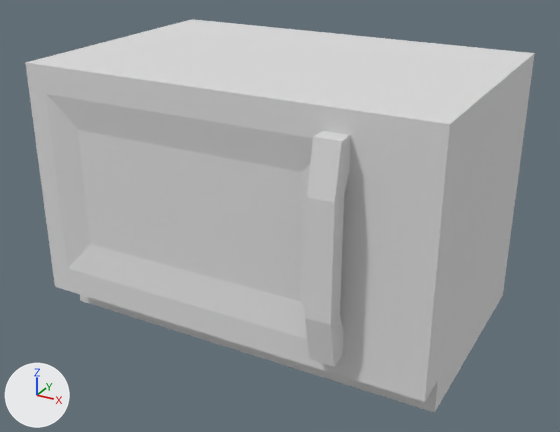
Renders of the glTF model models/ultimate-pack/low-poly-10/m/furniture-microwave.glb from each side of a commit.
Both versions are drawn from a 50 mm lens placed at (0.536, -0.964, 0.636), pointed at (0.023, -0.031, 0.17). Lighting does not change. The marker at lower left points along +X, +Y and +Z. The first picture is the older version. Where no turn or scale is listed for an object, it has been applied to the vertices.

Objects in the first picture: 'microwave'.
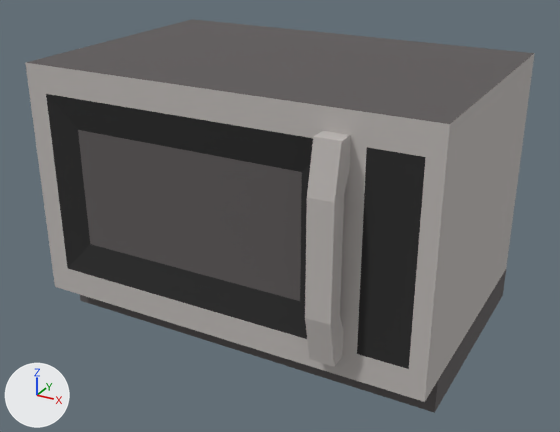
What differs and where, as boxes (x1, y1, x2, y2) in the pictures (560 x 432 px):
'microwave', recoloured (white to dark grey)
    both: (25, 19, 535, 413)

The change in detail:
Material '22 GREY-LIGHTEST' (mat_22_grey_lightest) changes colour from white #e7e7e7 to light grey #c1bcb9; in linear values from (0.8, 0.8, 0.8) to (0.533, 0.503, 0.485).
Material '19 GREY-MEDIUM' (mat_19_grey_medium) changes colour from white #e7e7e7 to dark grey #5e5a5a; in linear values from (0.8, 0.8, 0.8) to (0.112, 0.102, 0.102).
Material '17 GREY-DARKEST' (mat_17_grey_darkest) changes colour from white #e7e7e7 to black #292929; in linear values from (0.8, 0.8, 0.8) to (0.0222, 0.0222, 0.0222).
